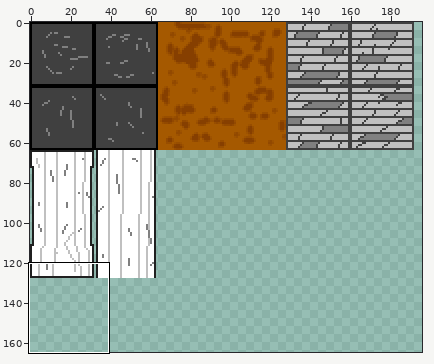
Sprite sheet: background/images/bg_blocks.png. The first picture is a wide view before the edit; the outline marks the close-up.
Close-up. Before:
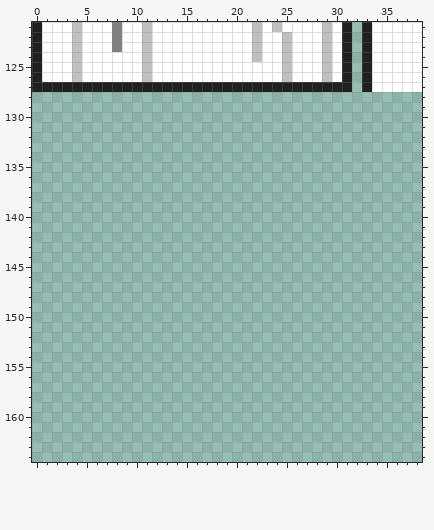
The file is 256x256 pixels. Colours within 5 levels of each other are drawn and written as one. Shown: x 0..38, y 121..164. The wide view leaves out empty margins.
After:
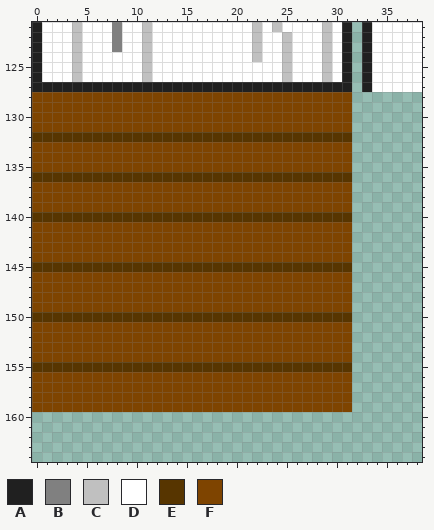
Palette (. is transparent): A #202020  B #808080  C #c0c0c0  D #ffffff  E #573500  F #7e4400
Log entry: Level 1 -- Floors added
What changed:
@@ x 0..38 @@
 127 AAAAAAAAAAAAAAAAAAAAAAAAAAAAAAAA.ADDDDD
-128 .......................................
-129 .......................................
-130 .......................................
-131 .......................................
-132 .......................................
-133 .......................................
-134 .......................................
-135 .......................................
-136 .......................................
-137 .......................................
-138 .......................................
-139 .......................................
-140 .......................................
-141 .......................................
-142 .......................................
-143 .......................................
-144 .......................................
-145 .......................................
-146 .......................................
-147 .......................................
-148 .......................................
-149 .......................................
-150 .......................................
-151 .......................................
-152 .......................................
-153 .......................................
-154 .......................................
-155 .......................................
-156 .......................................
-157 .......................................
-158 .......................................
-159 .......................................
+128 FFFFFFFFFFFFFFFFFFFFFFFFFFFFFFFF.......
+129 FFFFFFFFFFFFFFFFFFFFFFFFFFFFFFFF.......
+130 FFFFFFFFFFFFFFFFFFFFFFFFFFFFFFFF.......
+131 FFFFFFFFFFFFFFFFFFFFFFFFFFFFFFFF.......
+132 EEEEEEEEEEEEEEEEEEEEEEEEEEEEEEEE.......
+133 FFFFFFFFFFFFFFFFFFFFFFFFFFFFFFFF.......
+134 FFFFFFFFFFFFFFFFFFFFFFFFFFFFFFFF.......
+135 FFFFFFFFFFFFFFFFFFFFFFFFFFFFFFFF.......
+136 EEEEEEEEEEEEEEEEEEEEEEEEEEEEEEEE.......
+137 FFFFFFFFFFFFFFFFFFFFFFFFFFFFFFFF.......
+138 FFFFFFFFFFFFFFFFFFFFFFFFFFFFFFFF.......
+139 FFFFFFFFFFFFFFFFFFFFFFFFFFFFFFFF.......
+140 EEEEEEEEEEEEEEEEEEEEEEEEEEEEEEEE.......
+141 FFFFFFFFFFFFFFFFFFFFFFFFFFFFFFFF.......
+142 FFFFFFFFFFFFFFFFFFFFFFFFFFFFFFFF.......
+143 FFFFFFFFFFFFFFFFFFFFFFFFFFFFFFFF.......
+144 FFFFFFFFFFFFFFFFFFFFFFFFFFFFFFFF.......
+145 EEEEEEEEEEEEEEEEEEEEEEEEEEEEEEEE.......
+146 FFFFFFFFFFFFFFFFFFFFFFFFFFFFFFFF.......
+147 FFFFFFFFFFFFFFFFFFFFFFFFFFFFFFFF.......
+148 FFFFFFFFFFFFFFFFFFFFFFFFFFFFFFFF.......
+149 FFFFFFFFFFFFFFFFFFFFFFFFFFFFFFFF.......
+150 EEEEEEEEEEEEEEEEEEEEEEEEEEEEEEEE.......
+151 FFFFFFFFFFFFFFFFFFFFFFFFFFFFFFFF.......
+152 FFFFFFFFFFFFFFFFFFFFFFFFFFFFFFFF.......
+153 FFFFFFFFFFFFFFFFFFFFFFFFFFFFFFFF.......
+154 FFFFFFFFFFFFFFFFFFFFFFFFFFFFFFFF.......
+155 EEEEEEEEEEEEEEEEEEEEEEEEEEEEEEEE.......
+156 FFFFFFFFFFFFFFFFFFFFFFFFFFFFFFFF.......
+157 FFFFFFFFFFFFFFFFFFFFFFFFFFFFFFFF.......
+158 FFFFFFFFFFFFFFFFFFFFFFFFFFFFFFFF.......
+159 FFFFFFFFFFFFFFFFFFFFFFFFFFFFFFFF.......
 160 .......................................
